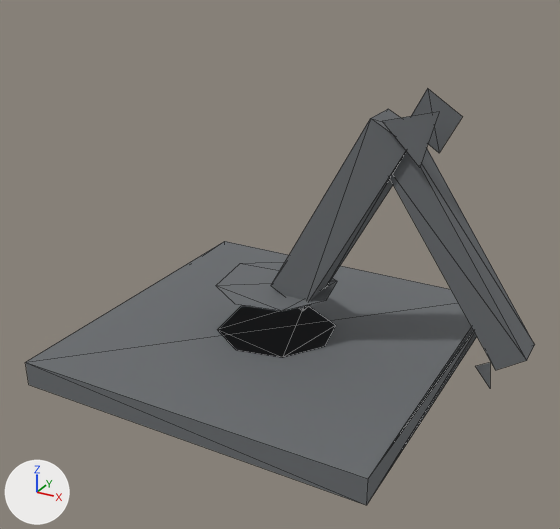
Before and after pictures for a commit that changed the glTF model prototype/assets/models/parts/repair_array.glb.
One viewpoint serves both versions: a 50 mm lens placed at (0.859, -1.763, 0.761), pointed at (-0.057, -0.098, -0.071). The axes (+X, +Y, +Z) are drawn at lower left. The lights are the same throughout. The first picture is the older version. Mesh edges are drawn as thin lines. Where no turn or scale is listed for an object, it has been applied to the vertices. Vertices at exactly the same position are counted once.

Names of what the first picture shows: 'repair_array'.
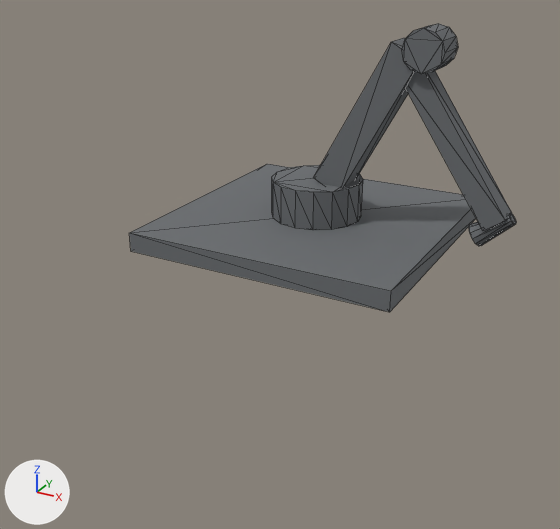
Changed parts and their boxes [x1, y1, x2, y2] in the pictures (560 x 529 px; the box of a moved part takes in the faces that stretch with it):
'repair_array', reshaped, moved (24% narrower, 31% shorter): before [26, 88, 534, 505]; after [129, 24, 516, 312]
part 1 of me_cube_013, added: after [129, 164, 476, 312]
part 2 of me_cube_013, added: after [272, 165, 363, 230]
part 3 of me_cube_013, moved or reshaped: before [271, 109, 407, 311]; after [314, 38, 414, 188]
part 4 of me_cube_013, added: after [402, 24, 458, 74]
part 5 of me_cube_013, moved or reshaped: before [390, 148, 534, 370]; after [405, 71, 512, 230]
part 6 of me_cube_013, added: after [469, 213, 516, 246]
part 7 of me_cube_013, deleted: before [26, 88, 490, 505]

Edits to the bpy script that builds the scene:
```text
Change me_cube_013:
    used by ob_repair_array; location = (0.0, 0.0, 0.0)
    remove me_cube_013.from_pydata(...)  # 50 vertices, 46 faces; spans x -0.621..0.596, y -0.5..0.5, z -0.396..0.396
    add me_cube_013.from_pydata(...)  # 104 vertices, 184 faces; spans x -0.35..0.52, y -0.35..0.35, z -0.025..0.525
    me_cube_013 part 1: a new loose piece, a box spanning x -0.35..0.35, y -0.35..0.35, z -0.025..0.025, in mat_matte_grey_module (grey #6f7376)
    me_cube_013 part 2: a new loose piece, a 16-sided cylinder along z spanning x -0.12..0.12, y -0.12..0.12, z 0.025..0.125, in mat_matte_grey_module (grey #6f7376)
    me_cube_013 part 3: the loose piece of 8 vertices spanning x -0.108..0.266, y -0.057..0.057, z -0.217..0.339 is scaled about its middle by 0.7, then moved by (0.061, 0.0, 0.234)
    me_cube_013 part 4: a new loose piece, a 12-sided cylinder along y spanning x 0.23..0.33, y -0.05..0.05, z 0.425..0.525, in mat_matte_grey_module (grey #6f7376)
    me_cube_013 part 5: the loose piece of 8 vertices spanning x 0.162..0.596, y -0.043..0.043, z -0.257..0.322 is scaled about its middle by 0.7, then moved by (-0.029, 0.0, 0.243)
    me_cube_013 part 6: a new loose piece of 24 vertices spanning x 0.412..0.52, y -0.03..0.03, z 0.022..0.116, in mat_matte_grey_module (grey #6f7376)
    me_cube_013 part 7: 6 loose pieces with 34 vertices, spanning x -0.621..0.514, y -0.5..0.5, z -0.396..0.396, are deleted
Change ob_repair_array:
    ob_repair_array.location: (0.0, 0.0, 0.0) -> (0.0, 0.0, 0.025)
```
